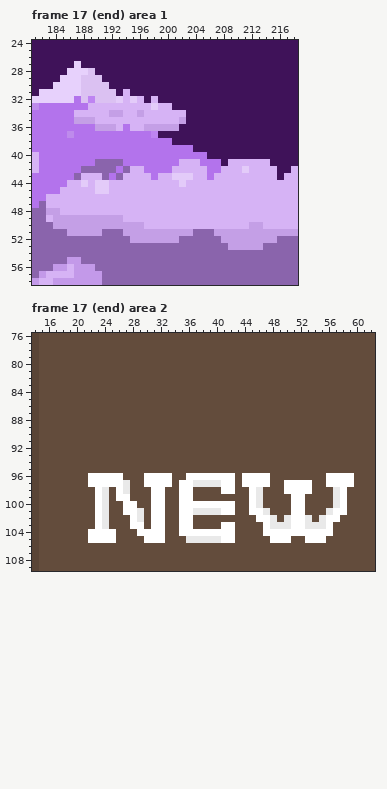
File history of a pixel-art file, aseprite/mainmenu.aseprite. The picture above is the old version.
320x180 pixels, 23 frames. Colours within 5 levels of each other are drawn and written as one. Shown: frame 17 (end) area 1: x 181..218, y 24..58; frame 17 (end) area 2: x 14..62, y 76..109. The commit also changed other frames or places, which this record leaves out.
And afterwards:
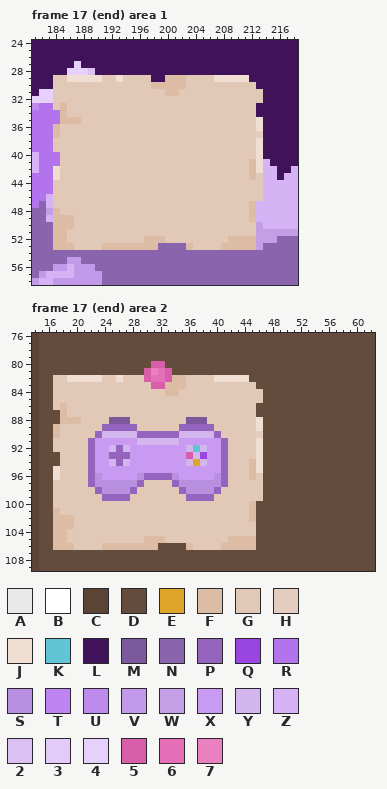
Palette (. is transparent): A #e9e9e9  B #ffffff  C #594436  D #634c3c  E #dfa529  F #dcbca5  G #e2c9b7  H #e2cdbe  J #efded1  K #61c5d6  L #3f1259  M #7c599c  N #8a64ac  P #9464bf  Q #9945e2  R #b373ec  S #b98fdf  T #be84f2  U #be8bec  V #c399e9  W #c49fe6  X #c89af2  Y #d4b6ef  Z #d6b3f5  2 #dbc1f2  3 #e3cbf9  4 #e7d1fc  5 #d95ea9  6 #e670b8  7 #e981c0
What changed:
Changed rows in their new state; - is an unchanged pixel.
Frame 17 (end) area 1, layer "signs":
first column x 184:
29 GGJJJJJGGJGGGG--FFFGGGGJJJJJ--
30 GGGGGGGGGGGGGGFFFFFGGGGGGGGGG-
31 GGGGGGGGGGGGGGGGFFGGGGGGGGGGGG
32 GGGGGGGGGGGGGGGGGGGGGGGGGGGGGG
33 GFGGGGGGGGGGGGGGGGGGGGGGGGGGG-
34 -FGGGGGGGGGGGGGGGGGGGGGGGGGGG-
35 -FFFGGGGGGGGGGGGGGGGGGGGGGGGGJ
36 FGGGGGGGGGGGGGGGGGGGGGGGGGGGGJ
37 FGGGGGGGGGGGGGGGGGGGGGGGGGGGGH
38 GGGGGGGGGGGGGGGGGGGGGGGGGGGGGJ
39 GGGGGGGGGGGGGGGGGGGGGGGGGGGGGJ
40 -GGGGGGGGGGGGGGGGGGGGGGGGGGGGJ
41 -GGGGGGGGGGGGGGGGGGGGGGGGGGGFJ
42 JGGGGGGGGGGGGGGGGGGGGGGGGGGGFJ
43 JGGGGGGGGGGGGGGGGGGGGGGGGGGGFG
44 GGGGGGGGGGGGGGGGGGGGGGGGGGGGGG
45 GGGGGGGGGGGGGGGGGGGGGGGGGGGGGG
46 GGGGGGGGGGGGGGGGGGGGGGGGGGGGGG
47 GGGGGGGGGGGGGGGGGGGGGGGGGGGGF-
48 FGGGGGGGGGGGGGGGGGGGGGGGGGGGF-
49 FFFGGGGGGGGGGGGGGGGGGGGGGGGGF-
50 FFFGGGGGGGGGGGGGGGGGGGGGGGGGG-
51 FFGGGGGGGGGGGGGGGGGGGGGGGGGGG-
52 FFGGGGGGGGGGGFFFGGGGGGGGGFFFF-
53 FFFGGGGFFFFFFFF----FGGGGFFFFF-
Frame 17 (end) area 2, layer "signs":
first column x 17:
 80 --------------55---------------------------
 81 -------------5765--------------------------
 82 GGJJJJJGGJGGG5665FFGGGGJJJJJ---------------
 83 GGGGGGGGGGGGGG55FFFGGGGGGGGGG--------------
 84 GGGGGGGGGGGGGGGGFFGGGGGGGGGGGG-------------
 85 GGGGGGGGGGGGGGGGGGGGGGGGGGGGGG-------------
 86 GFGGGGGGGGGGGGGGGGGGGGGGGGGGG--------------
 87 -FGGGGGGGGGGGGGGGGGGGGGGGGGGG--------------
 88 -FFFGGGGMMMGGGGGGGGMMMGGGGGGGJ-------------
 89 FGGGGGGPPPPPGGGGGGPPPPPGGGGGGJ-------------
 90 FGGGGGPYYYYYPPPPPPYYYYYPGGGGGH-------------
 91 GGGGGPXXXXXXYYYYYYXXXXXXPGGGGJ-------------
 92 GGGGGPXXYPYXXXXXXXXYKYXXPGGGGJ-------------
 93 -GGGGPXXPPPXXXXXXXX5YQXXPGGGGJ-------------
 94 -GGGGPXXYPYXXXXXXXXYEYXXPGGGFJ-------------
 95 JGGGGPXXXXXXXXXXXXXXXXXXPGGGFJ-------------
 96 JGGGGPSXXXXXSPPPPSXXXXXSPGGGFGD--------DDDD
 97 GGGGGPSSSSSSPGGGGPSSSSSSPGGGGGD--DDDD--DDDD
 98 GGGGGGPSSSSPGGGGGGPSSSSPGGGGGG---DDDD---DD-
 99 GGGGGGGPPPPGGGGGGGGPPPPGGGGGGG----DD----DD-
100 GGGGGGGGGGGGGGGGGGGGGGGGGGGGFD----DD----DD-
101 FGGGGGGGGGGGGGGGGGGGGGGGGGGGFDD---DD---DDD-
102 FFFGGGGGGGGGGGGGGGGGGGGGGGGGFDDD-DDDD-DDD--
103 FFFGGGGGGGGGGGGGGGGGGGGGGGGGG-DDDDDDDDDD---
104 FFGGGGGGGGGGGGGGGGGGGGGGGGGGG-DDDDDDDDDD---
105 FFGGGGGGGGGGGFFFGGGGGGGGGFFFF--DDD--DDD----
106 FFFGGGGFFFFFFFF----FGGGGFFFFF--------------
Where, in picture pixels (left, top, right, bottom), the same in both pictures:
changed: (53, 75, 263, 250)
changed: (53, 361, 354, 550)
